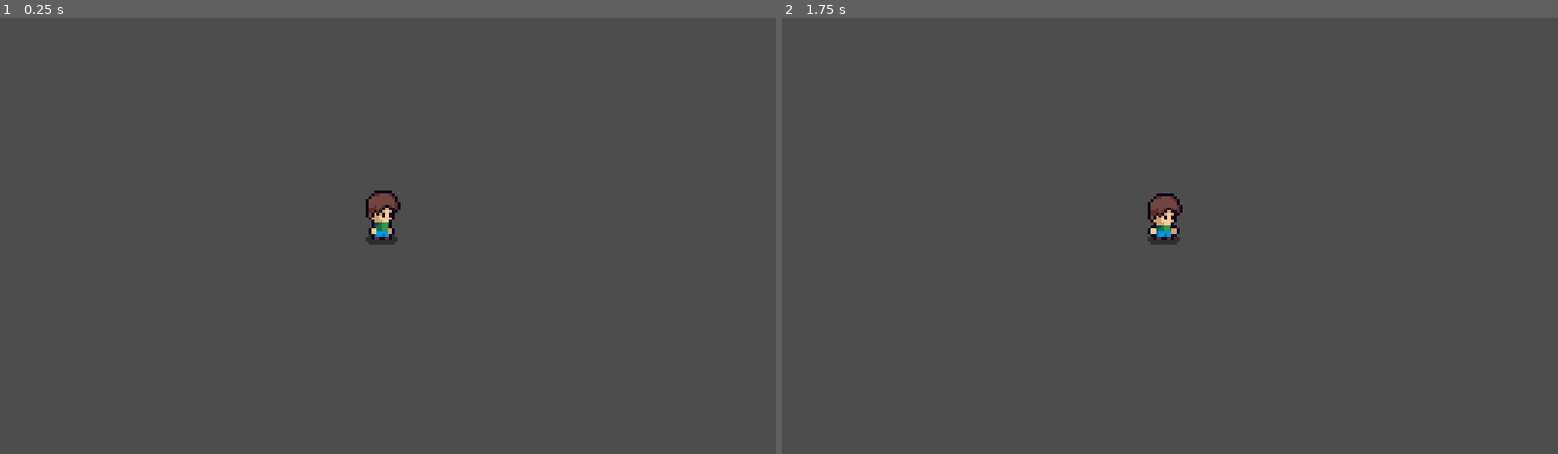
Above: before the commit, frames 1-2 (left to right).
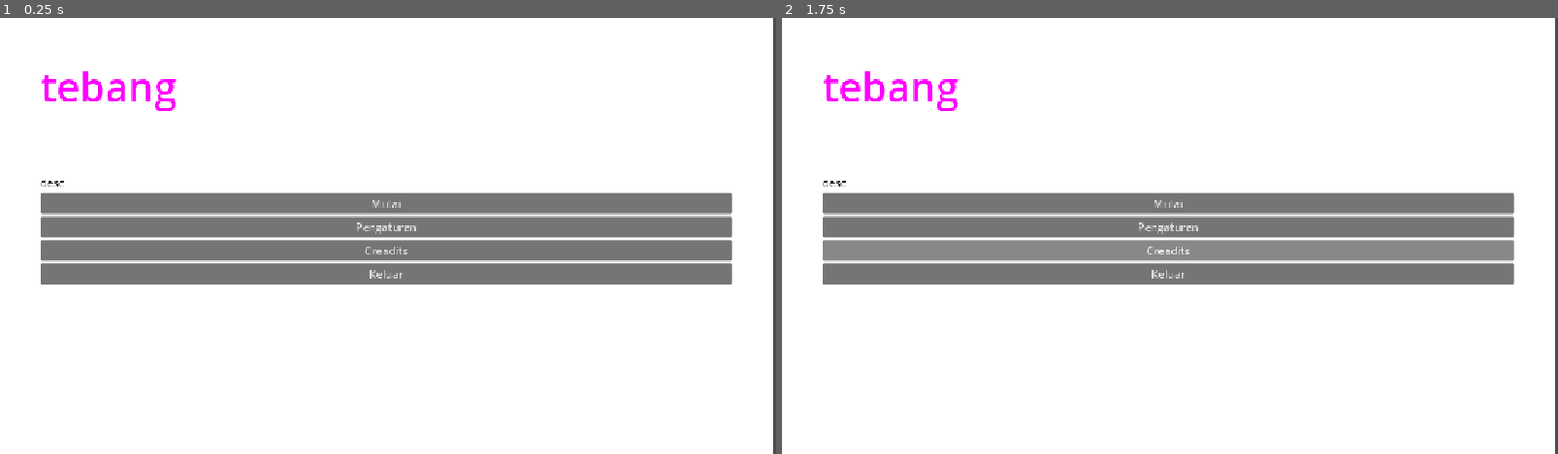
Above: after the commit, the same moments.

Repository: Rap404/tebang
Game: Godot game, scene res://scenes/ui/main_menu.tscn
Same seed, same stepped clock (60 frames per second), same inputs: the game is played once before the commit and once after it. Before the commit the project starts from res://scenes/main.tscn.
Inputs (mouse positions are in pixels of both pictures, inside the frame that each line leads up to):
- Up to frame 1 (0.25 s): no input
- Up to frame 2 (1.75 s): click (1170, 227) at 0.5 s, where only the run after the commit has a clickable "Pengaturan"; click (1170, 249) at 1.25 s, where only the run after the commit has a clickable "Creadits"

The runs differ from the first frame. In frame 1, 100% of the frame differs, in the area x 0-100%, y 0-100%; in frame 2, 100%.

Commit message:
feat(main_menu): addd basic play and exit button

Diff:
--- a/project.godot
+++ b/project.godot
@@ -11,7 +11,7 @@
 [application]
 
 config/name="tebang"
-run/main_scene="uid://cb7uv2lbl1bxl"
+run/main_scene="uid://oqilufppyleg"
 config/features=PackedStringArray("4.7", "Forward Plus")
 config/icon="res://icon.svg"
 
--- /dev/null
+++ b/scenes/ui/main_menu.tscn
@@ -0,0 +1,65 @@
+[gd_scene format=3 uid="uid://oqilufppyleg"]
+
+[ext_resource type="Script" uid="uid://b4j2fimkxhq8w" path="res://scripts/main_menu.gd" id="1_sl1te"]
+
+[node name="MainMenu" type="Control" unique_id=1334889878]
+layout_mode = 3
+anchors_preset = 15
+anchor_right = 1.0
+anchor_bottom = 1.0
+grow_horizontal = 2
+grow_vertical = 2
+script = ExtResource("1_sl1te")
+
+[node name="ColorRect" type="ColorRect" parent="." unique_id=1953829156]
+layout_mode = 0
+offset_right = 1148.0
+offset_bottom = 651.0
+
+[node name="MarginContainer" type="MarginContainer" parent="." unique_id=807313989]
+layout_mode = 0
+offset_right = 1147.0
+offset_bottom = 652.0
+theme_override_constants/margin_left = 60
+theme_override_constants/margin_top = 60
+theme_override_constants/margin_right = 60
+theme_override_constants/margin_bottom = 60
+
+[node name="VBoxContainer" type="VBoxContainer" parent="MarginContainer" unique_id=1120922441]
+layout_mode = 2
+
+[node name="titleGame" type="Label" parent="MarginContainer/VBoxContainer" unique_id=769828807]
+layout_mode = 2
+theme_override_colors/font_color = Color(1, 0, 1, 1)
+theme_override_font_sizes/font_size = 60
+text = "tebang
+"
+vertical_alignment = 3
+
+[node name="Label" type="Label" parent="MarginContainer/VBoxContainer" unique_id=383363174]
+layout_mode = 2
+theme_override_colors/font_color = Color(0, 0, 0, 1)
+text = "desc"
+
+[node name="btnPlay" type="Button" parent="MarginContainer/VBoxContainer" unique_id=984971218]
+layout_mode = 2
+action_mode = 0
+text = "Mulai"
+
+[node name="btnSetting" type="Button" parent="MarginContainer/VBoxContainer" unique_id=1060992342]
+layout_mode = 2
+text = "Pengaturan
+"
+
+[node name="btnCreadits" type="Button" parent="MarginContainer/VBoxContainer" unique_id=571836174]
+layout_mode = 2
+text = "Creadits
+"
+
+[node name="btnExit" type="Button" parent="MarginContainer/VBoxContainer" unique_id=1991127631]
+layout_mode = 2
+text = "Keluar
+"
+
+[connection signal="pressed" from="MarginContainer/VBoxContainer/btnPlay" to="." method="_on_mulai_button_pressed"]
+[connection signal="pressed" from="MarginContainer/VBoxContainer/btnExit" to="." method="_on_keluar_button_pressed"]
--- /dev/null
+++ b/scripts/main_menu.gd
@@ -0,0 +1,8 @@
+extends Control
+
+func _on_mulai_button_pressed() -> void:
+	# Pindah ke scene gameplay kamu yang sekarang
+	get_tree().change_scene_to_file("res://scenes/main.tscn")
+
+func _on_keluar_button_pressed() -> void:
+	get_tree().quit()
Not shown, added: scripts/main_menu.gd.uid
